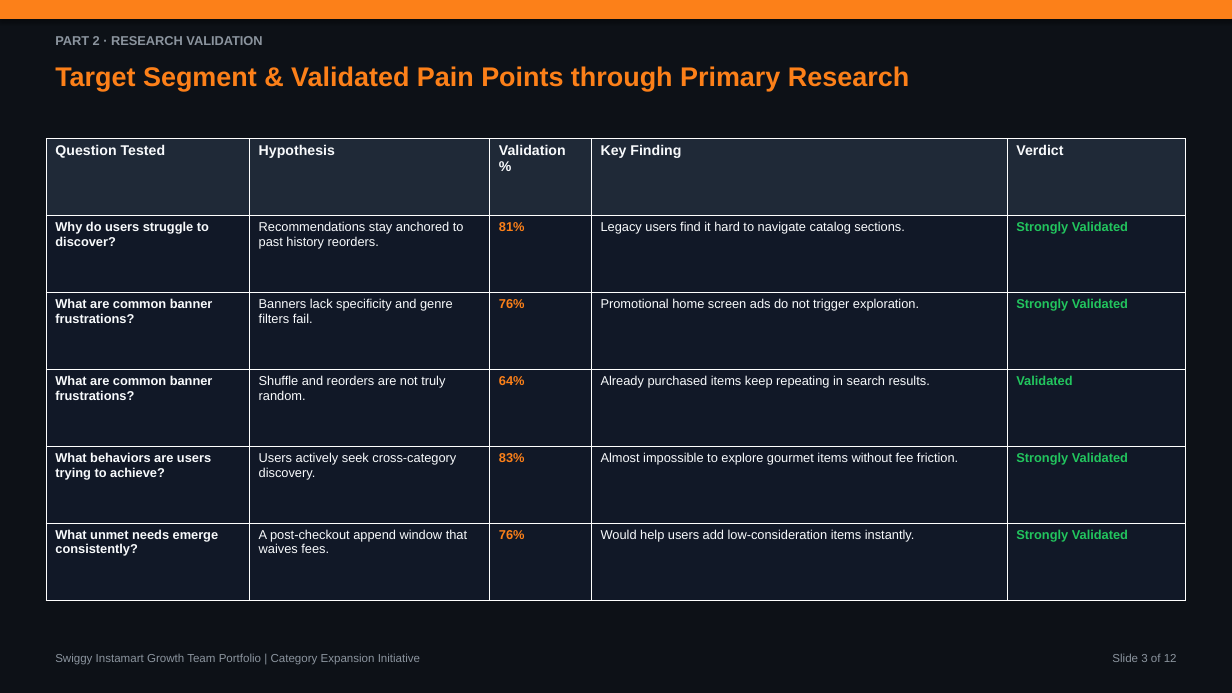
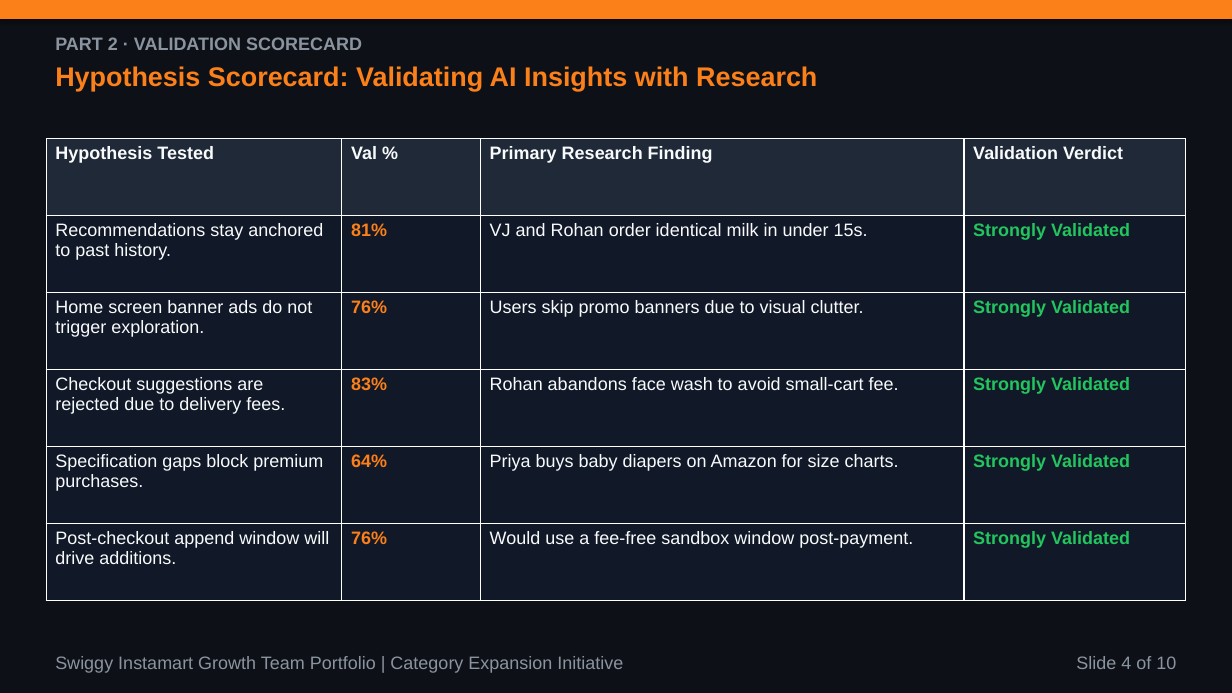
Before and after one commit to aashritamalviya1999/swiggy-instamart-discovery, a slide deck: slide 4 of NL Swiggy Instamart.pptx (slide 3 before the commit). Drawn at 1232x693 pixels with LibreOffice and Linux fonts; fonts in the diff are those of the drawing. Boxes give left, top, right and bottom in pixels: in the first picture for what was removed or moved away, otherwise in the second. Text is boxed around its words. In the diff, an @@ line names an element or a change of style, - is before the commit and + after.

Commit message:
Configure exactly 10 slides max and enforce 14pt minimum font size across PPTX and PDF presentation decks

```diff
--- a/NL Swiggy Instamart.pptx
+++ b/NL Swiggy Instamart.pptx
@@ text at [55, 37, 362, 50]: text changed; size 10 to 14 pt @@
-PART 2 · RESEARCH VALIDATION
+PART 2 · VALIDATION SCORECARD
@@ text at [55, 66, 817, 92]: text changed @@
-Target Segment & Validated Pain Points through Primary Research
+Hypothesis Scorecard: Validating AI Insights with Research
@@ table at [46, 139, 1186, 601] @@
-column 1: Question Tested | Why do users struggle to discover? | What are common banner frustrations? | What are common banner frustrations? | What behaviors are users trying to achieve? | What unmet needs emerge consistently?
-column 2: Hypothesis | Recommendations stay anchored to past history reorders. | Banners lack specificity and genre filters fail. | Shuffle and reorders are not truly random. | Users actively seek cross-category discovery. | A post-checkout append window that waives fees.
-column 3: Validation % | 81% | 76% | 64% | 83% | 76%
-column 4: Key Finding | Legacy users find it hard to navigate catalog sections. | Promotional home screen ads do not trigger exploration. | Already purchased items keep repeating in search results. | Almost impossible to explore gourmet items without fee friction. | Would help users add low-consideration items instantly.
-column 5: Verdict | Strongly Validated | Strongly Validated | Validated | Strongly Validated | Strongly Validated
+column 1: Hypothesis Tested | Recommendations stay anchored to past history. | Home screen banner ads do not trigger exploration. | Checkout suggestions are rejected due to delivery fees. | Specification gaps block premium purchases. | Post-checkout append window will drive additions.
+column 2: Val % | 81% | 76% | 83% | 64% | 76%
+column 3: Primary Research Finding | VJ and Rohan order identical milk in under 15s. | Users skip promo banners due to visual clutter. | Rohan abandons face wash to avoid small-cart fee. | Priya buys baby diapers on Amazon for size charts. | Would use a fee-free sandbox window post-payment.
+column 4: Validation Verdict | Strongly Validated | Strongly Validated | Strongly Validated | Strongly Validated | Strongly Validated
@@ text "Swiggy Instamart Growth Team Portfolio ..." at [55, 656, 623, 673]: size 9 to 14 pt @@
@@ text at [1076, 656, 1176, 669]: text changed; size 9 to 14 pt @@
-Slide 3 of 12
+Slide 4 of 10
```
Also in this commit, not shown: 6 other slides changed, 3 slides added, 5 slides removed, 3 other files.
